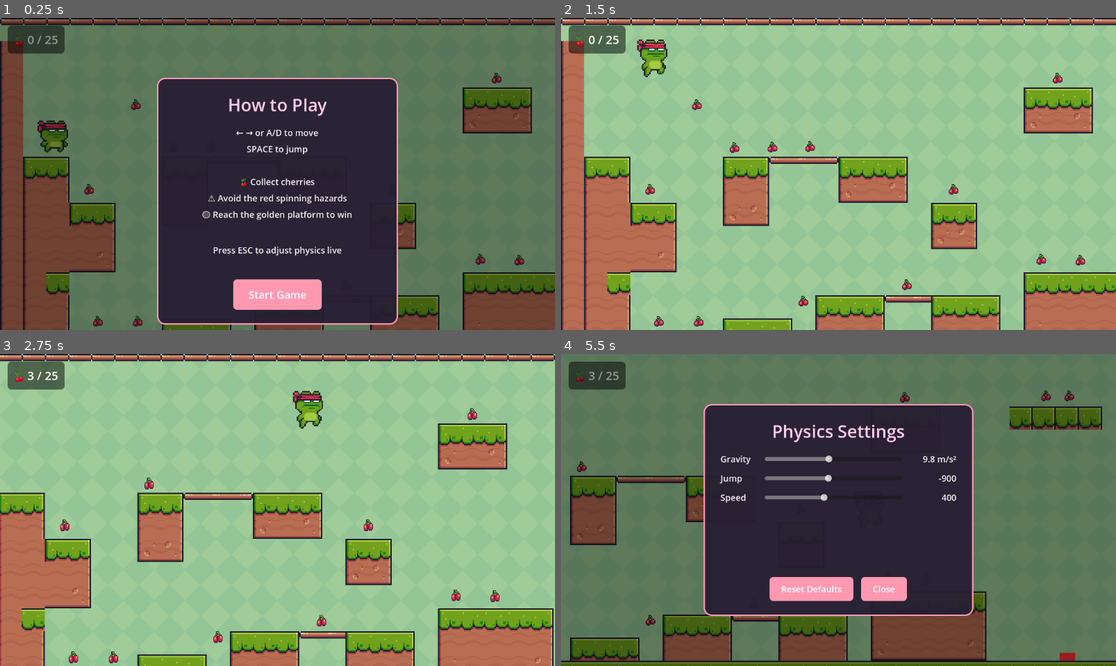
Above: before the commit, frames 1-4 (two rows, left to right).
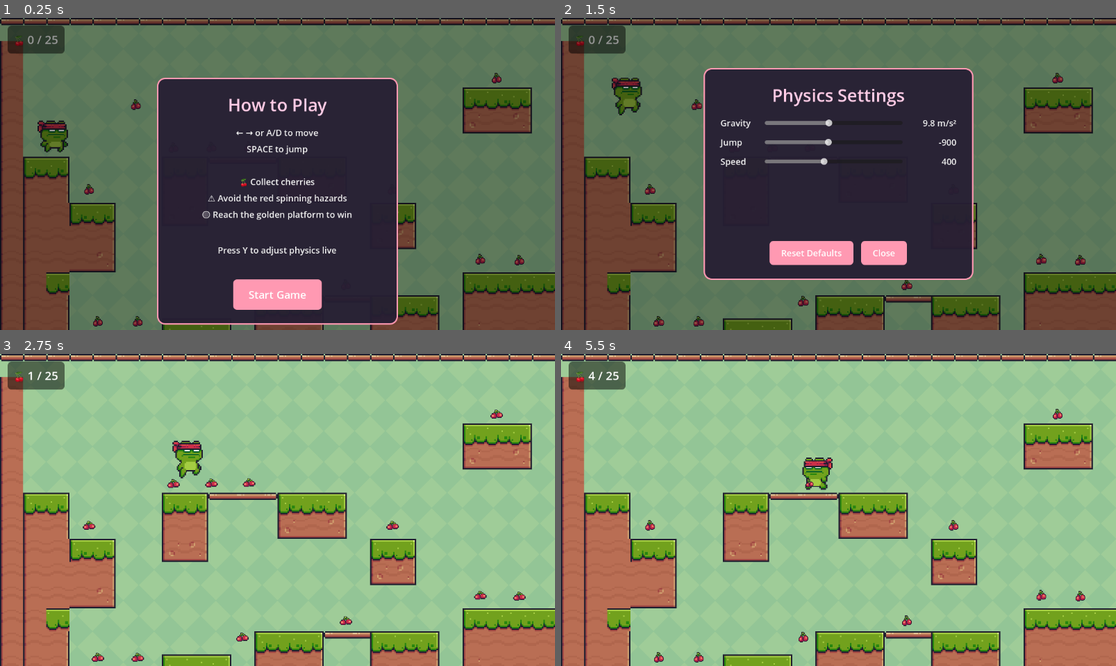
Above: after the commit, the same moments.

Repository: Nex2406/basic-platformer
Game: Godot game, scene res://main.tscn
Two runs of this game, one before a commit and one after it. Both use one fixed random seed, a clock stepped at 60 frames per second and the inputs below.
Inputs:
- Up to frame 1 (0.25 s): no input
- Up to frame 2 (1.5 s): click "Start Game" at 0.5 s; tap Enter (ui_accept) at 1.25 s; hold Right (ui_right) from 1.28 s (still down); tap Y at 1.35 s
- Up to frame 3 (2.75 s): keep holding Right (ui_right); tap Enter (ui_accept) at 1.52, 2.27 s; tap Y at 2.1 s
- Up to frame 4 (5.5 s): release Right (ui_right) at 2.78 s; hold Left (ui_left) 2.78-3.53 s; tap Y every 0.75 s from 2.85 to 5.1 s; hold Right (ui_right) 3.53-5.03 s; tap Enter (ui_accept) at 3.77, 4.52, 5.27 s; tap Escape (ui_cancel) at 4.9 s; hold Left (ui_left) from 5.03 s (still down)

The runs differ from the first frame. In frame 1, 0.3% of the frame differs, in the area x 38-62%, y 73-77%; in frame 2, 97%; in frame 3, 19%; in frame 4, 99%, in the area x 0-100%, y 0-100%.

Commit message:
feat(ui): rebind settings panel toggle from ESC to Y
Swap _unhandled_input handler from is_action_pressed('ui_cancel') to a
direct InputEventKey check on KEY_Y (with !echo guard so holding the
key doesn't spam-toggle). Updated the instructions card to match.

Co-Authored-By: Claude Opus 4.7 <noreply@anthropic.com>

Diff:
--- a/scenes/instructions.tscn
+++ b/scenes/instructions.tscn
@@ -88,7 +88,7 @@
 ⚠️ Avoid the red spinning hazards
 🟡 Reach the golden platform to win
 
-Press ESC to adjust physics live"
+Press Y to adjust physics live"
 horizontal_alignment = 1
 theme_override_constants/line_spacing = 8
 theme_override_fonts/font = SubResource("SystemFont_regular")
--- a/scenes/settings_panel.gd
+++ b/scenes/settings_panel.gd
@@ -22,7 +22,7 @@
 	_on_speed_changed(speed_slider.value)
 
 func _unhandled_input(event: InputEvent) -> void:
-	if event.is_action_pressed("ui_cancel"):
+	if event is InputEventKey and event.pressed and not event.echo and event.keycode == KEY_Y:
 		_toggle()
 		get_viewport().set_input_as_handled()
 
Not shown, changed: docs/index.html
Not shown, changed: docs/index.pck
